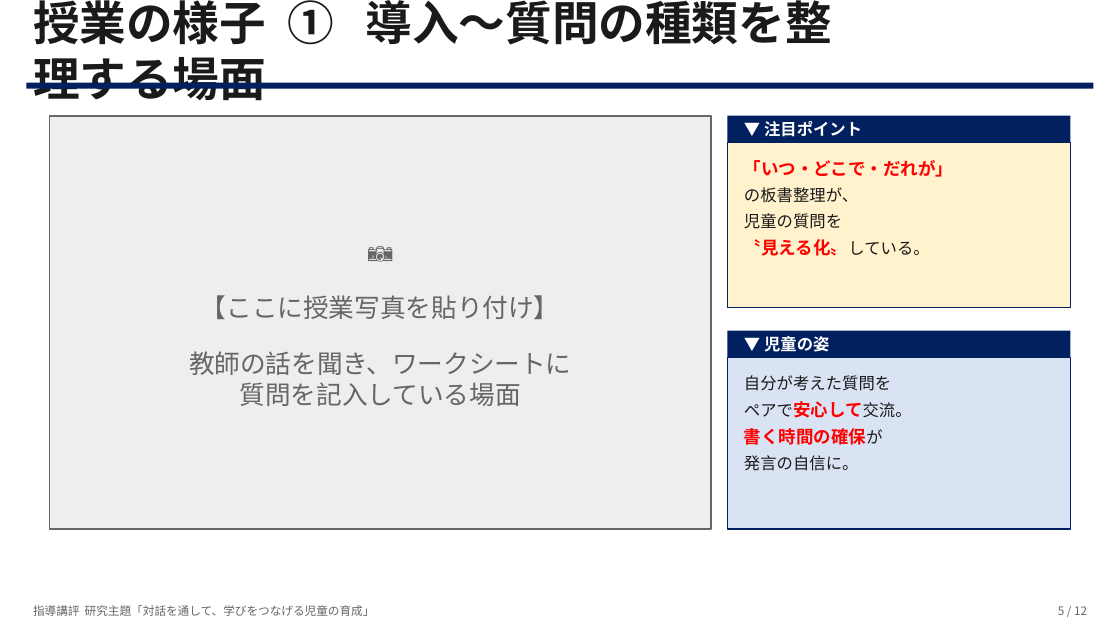
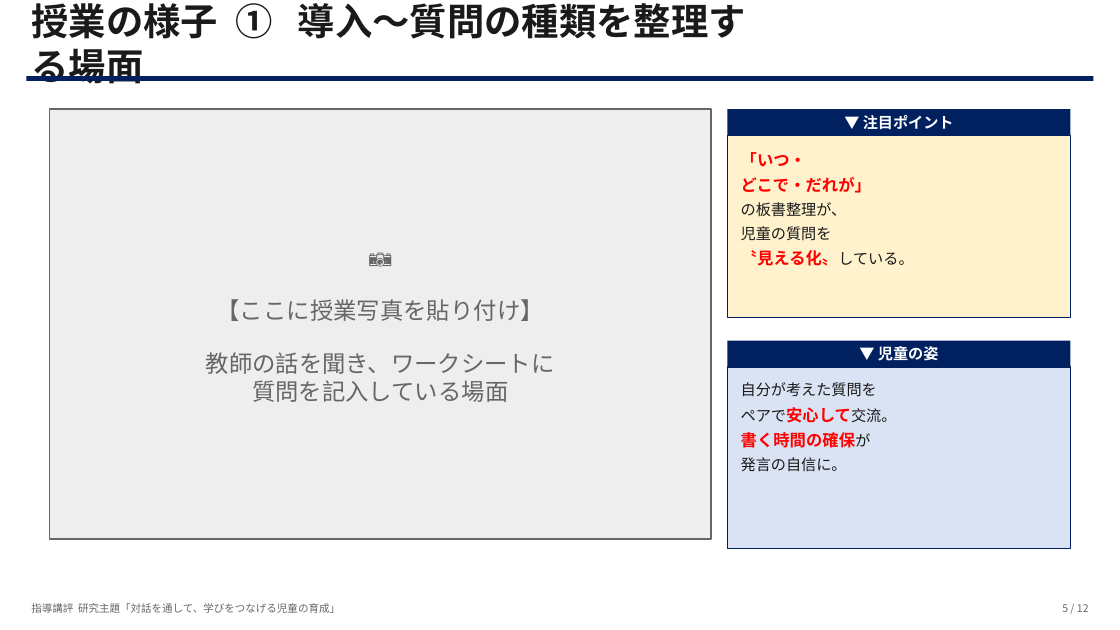
Before and after one commit to contynet730-star/con30, a slide deck: slide 5 of 指導講評_対話を通して学びをつなげる児童.pptx. Drawn at 1120x630 pixels with LibreOffice and Linux fonts; fonts in the diff are those of the drawing. Boxes give left, top, right and bottom in pixels: in the first picture for what was removed or moved away, otherwise in the second. Text is boxed around its words. In the diff, an @@ line names an element or a change of style, - is before the commit and + after.

```diff
--- a/指導講評_対話を通して学びをつなげる児童.pptx
+++ b/指導講評_対話を通して学びをつなげる児童.pptx
@@ text "授業の様子 ① 導入～質問の種類を整理する場面" at (x1=31, y1=3, x2=746, y2=84): size 40 to 32 pt @@
@@ rectangle moved from (x1=26, y1=82, x2=1093, y2=88) to (x1=26, y1=76, x2=1093, y2=82) @@
@@ text "📷" moved from (x1=189, y1=295, x2=572, y2=406) to (x1=206, y1=299, x2=555, y2=402) @@
@@ text "📷" at (x1=206, y1=299, x2=555, y2=402): size 22 to 20 pt @@
@@ rectangle resized from (x1=50, y1=116, x2=711, y2=529) to (x1=50, y1=109, x2=711, y2=539) @@
@@ text "▼ 注目ポイント" moved from (x1=764, y1=121, x2=862, y2=137) to (x1=863, y1=115, x2=954, y2=130) @@
@@ text "▼ 注目ポイント" at (x1=863, y1=115, x2=954, y2=130): size 14 to 13 pt; alignment left to centre @@
@@ rectangle moved from (x1=728, y1=116, x2=1070, y2=142) to (x1=728, y1=109, x2=1070, y2=135) @@
@@ rectangle resized from (x1=728, y1=142, x2=1070, y2=308) to (x1=728, y1=135, x2=1070, y2=318) @@
@@ text "「いつ・" moved from (x1=744, y1=160, x2=953, y2=256) to (x1=741, y1=152, x2=913, y2=266) @@
@@ text at (x1=741, y1=152, x2=871, y2=193): text changed; size 15 to 14 pt @@
-「いつ・どこで・だれが」
+「いつ・
+どこで・だれが」
@@ text at (x1=741, y1=202, x2=913, y2=266): size 14 to 13 pt in "の板書整理が、", "児童の質問を", "〝見える化〟している。"; size 15 to 14 pt in "〝見える化〟している。" @@
@@ text "▼ 児童の姿" at (x1=878, y1=346, x2=939, y2=361): size 14 to 13 pt; alignment left to centre @@
@@ text "▼ 児童の姿" moved from (x1=764, y1=336, x2=829, y2=352) to (x1=878, y1=346, x2=939, y2=361) @@
@@ rectangle moved from (x1=728, y1=331, x2=1070, y2=357) to (x1=728, y1=341, x2=1070, y2=367) @@
@@ rectangle resized from (x1=728, y1=357, x2=1070, y2=529) to (x1=728, y1=367, x2=1070, y2=549) @@
@@ text "自分が考えた質問を" moved from (x1=744, y1=375, x2=912, y2=471) to (x1=741, y1=382, x2=896, y2=471) @@
@@ text "自分が考えた質問を" at (x1=741, y1=382, x2=896, y2=471): size 14 to 13 pt in "自分が考えた質問を", "ペアで安心して交流。", "書く時間の確保が", "発言の自信に。"; size 15 to 14 pt in "ペアで安心して交流。", "書く時間の確保が" @@
@@ text "指導講評 研究主題「対話を通して、学びをつなげる児童の育成」" at (x1=31, y1=603, x2=340, y2=613): size 10 to 9 pt @@
@@ text "5 / 12" at (x1=1062, y1=604, x2=1089, y2=612): size 10 to 9 pt @@
```
Also in this commit, not shown: 11 other slides changed.
